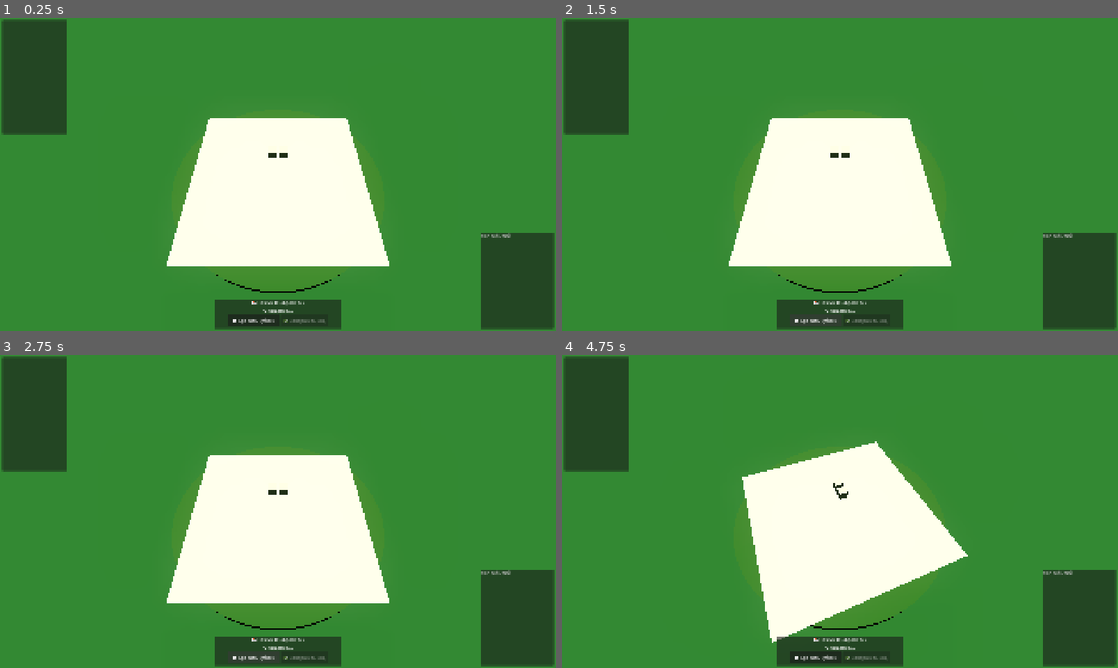
Above: before the commit, frames 1-4 (two rows, left to right).
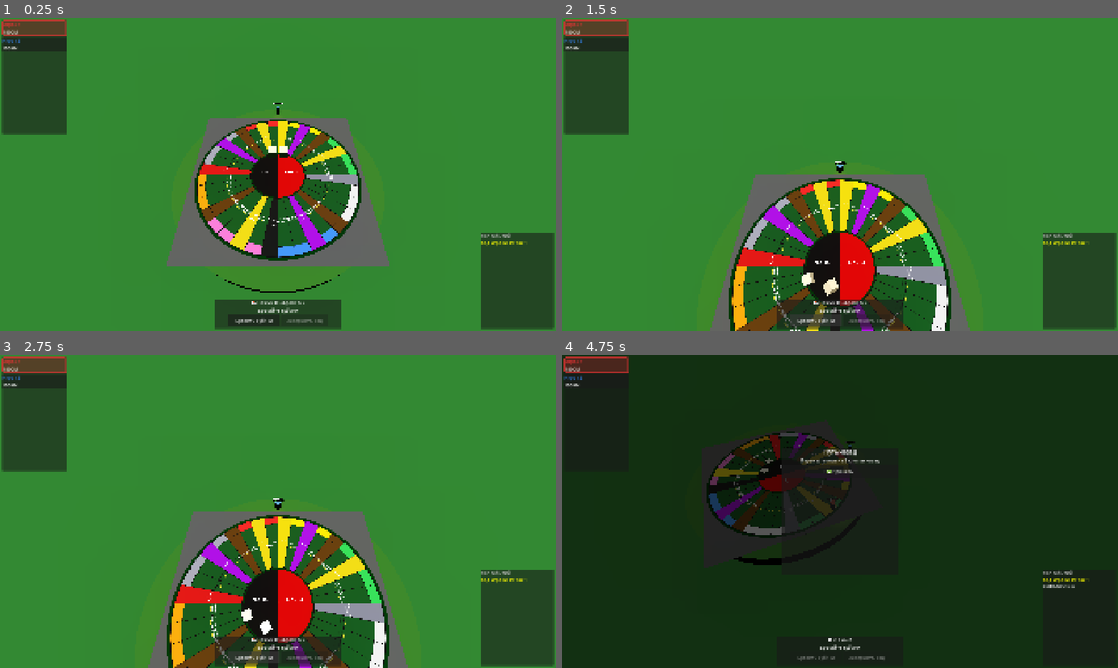
Above: after the commit, the same moments.

Repository: Arnatik76/MonopolyQapshagai
Game: Godot game, scene res://scenes/Main.tscn
Two runs of this game, one before a commit and one after it. Both use one fixed random seed, a clock stepped at 60 frames per second and the inputs below.
Inputs (mouse positions are in pixels of both pictures, inside the frame that each line leads up to):
- Up to frame 1 (0.25 s): no input
- Up to frame 2 (1.5 s): click "🎲 Бросить кубики" (after the commit: "Бросить кубики") at 0.5 s; click "🎲 Бросить кубики" (after the commit: "Бросить кубики") at 1.25 s
- Up to frame 3 (2.75 s): click "🎲 Бросить кубики" (after the commit: "Бросить кубики") at 2 s
- Up to frame 4 (4.75 s): tap Enter at 2.75 s; move the mouse to (962, 495) at 2.77 s; hold Q (rotate_camera_left) 2.78-3.53 s; click (962, 495) at 2.92 s; move the mouse to (728, 527) at 3.52 s; tap E (rotate_camera_right) at 3.6 s; click (728, 527) at 3.67 s; move the mouse to (895, 442) at 4.27 s; hold Q (rotate_camera_left) from 4.28 s (still down); click (895, 442) at 4.42 s

The runs differ from the first frame. In frame 1, 16% of the frame differs, in the area x 0-95%, y 0-98%; in frame 2, 24%; in frame 3, 24%; in frame 4, 99%, in the area x 0-100%, y 0-100%.
Error before the commit: Parse Error: Cannot infer the type of "renderer" variable because the value doesn't have a set type. (res://scripts/game/Board3D.gd:34)

Commit message:
Fix errors

Diff:
--- a/scripts/game/Board3D.gd
+++ b/scripts/game/Board3D.gd
@@ -9,6 +9,7 @@
 @onready var dice_roller: Node3D = $DiceArea/DiceRoller3D
 
 const TOKEN_SCENE := preload("res://scenes/game/PlayerToken3D.tscn")
+const BOARD_RENDERER := preload("res://scripts/game/BoardRenderer.gd")
 
 var _tokens: Array[Node3D] = []
 
@@ -31,7 +32,7 @@
 	vp.render_target_update_mode = SubViewport.UPDATE_ALWAYS
 	add_child(vp)
 
-	var renderer := load("res://scripts/game/BoardRenderer.gd").new()
+	var renderer := BOARD_RENDERER.new()
 	vp.add_child(renderer)
 
 	# Ждём два кадра — SubViewport должен отрендериться
--- a/scripts/game/BoardRenderer.gd
+++ b/scripts/game/BoardRenderer.gd
@@ -99,7 +99,7 @@
 
 	# Цветная полоса для PROPERTY / HOTEL
 	if ctype == "PROPERTY":
-		var stripe := GROUP_COLOR.get(group, BG_CELL)
+		var stripe: Color = GROUP_COLOR.get(group, BG_CELL)
 		draw_colored_polygon(_sector(R_STRIPE, R_OUTER, a0, a1), stripe)
 		_ring_arc(R_STRIPE, a0, a1, 2.0, BORDER_COL)
 
@@ -197,10 +197,10 @@
 func _sector(r_in: float, r_out: float, a_from: float, a_to: float) -> PackedVector2Array:
 	var pts := PackedVector2Array()
 	for i in range(ARC_SEGS + 1):
-		var a := lerp(a_from, a_to, float(i) / ARC_SEGS)
+		var a: float = lerp(a_from, a_to, float(i) / ARC_SEGS)
 		pts.append(CENTER + Vector2(cos(a), sin(a)) * r_out)
 	for i in range(ARC_SEGS + 1):
-		var a := lerp(a_to, a_from, float(i) / ARC_SEGS)
+		var a: float = lerp(a_to, a_from, float(i) / ARC_SEGS)
 		pts.append(CENTER + Vector2(cos(a), sin(a)) * r_in)
 	return pts
 
@@ -220,7 +220,7 @@
 func _ring_arc(radius: float, a0: float, a1: float, width: float, col: Color) -> void:
 	var pts := PackedVector2Array()
 	for i in range(ARC_SEGS + 1):
-		var a := lerp(a0, a1, float(i) / ARC_SEGS)
+		var a: float = lerp(a0, a1, float(i) / ARC_SEGS)
 		pts.append(CENTER + Vector2(cos(a), sin(a)) * radius)
 	draw_polyline(pts, col, width, false)
 
Not shown, added: scripts/game/BoardRenderer.gd.uid
